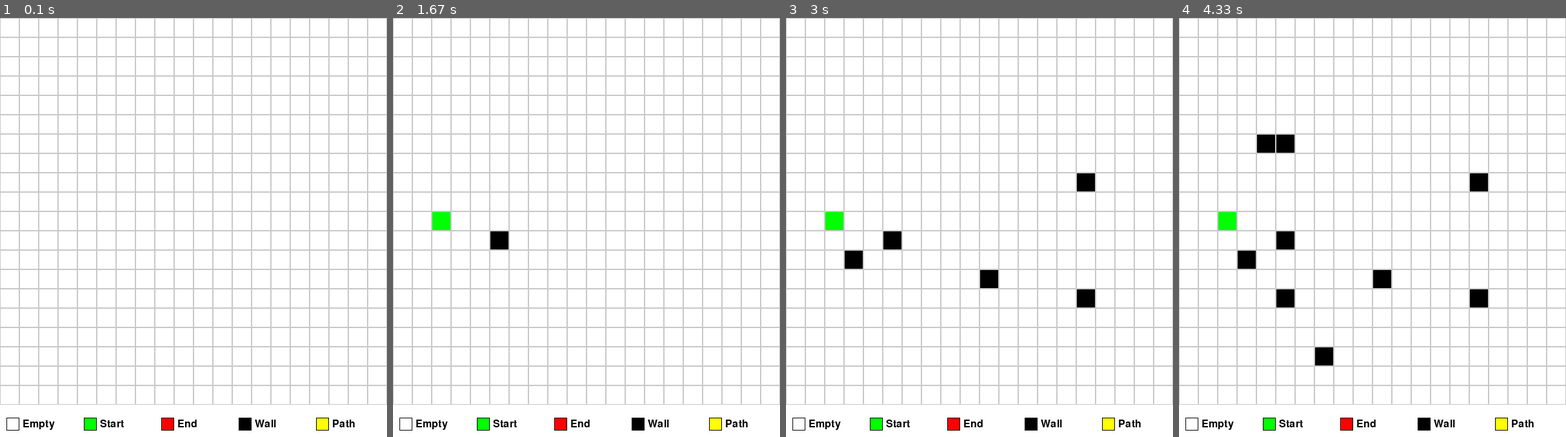
Above: before the commit, frames 1-4 (left to right).
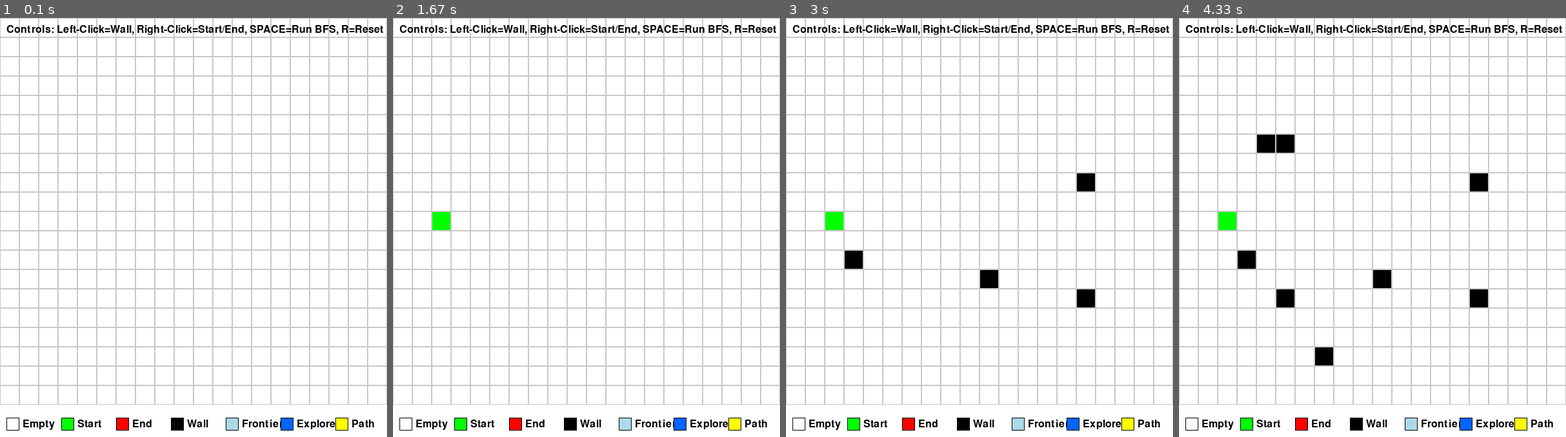
Above: after the commit, the same moments.

Repository: FelixStillLearning/pygame-pathfinding-visualizer
Game: pygame game, started from src/main.py
Same seed, same stepped clock (60 frames per second), same inputs: the game is played once before the commit and once after it.
Inputs (mouse positions are in pixels of both pictures, inside the frame that each line leads up to):
- Up to frame 1 (0.1 s): no input
- Up to frame 2 (1.67 s): tap Space at 0.33 s; click (493, 231) at 0.72 s; hold R 1-1.47 s; move the mouse to (466, 323) at 1.03 s; right-click (447, 214) at 1.55 s
- Up to frame 3 (3 s): click (983, 273) at 1.88 s; click (1080, 294) at 2.22 s; click (1080, 189) at 2.55 s; click (855, 269) at 2.88 s
- Up to frame 4 (4.33 s): click (1260, 147) at 3.22 s; click (1279, 302) at 3.55 s; click (1314, 349) at 3.88 s; click (1287, 152) at 4.22 s

The runs differ from the first frame. In frame 1, 2.3% of the frame differs, in the area x 1-99%, y 1-99%; in frame 2, 2.5%; in frame 3, 2.5%; in frame 4, 2.5%.

Commit message:
feat: add BFS algorithm execution and grid reset functionality with controls

Diff:
--- a/src/legend.py
+++ b/src/legend.py
@@ -8,6 +8,8 @@
 GREEN = (0, 255, 0)
 RED = (255, 0, 0)
 YELLOW = (255, 255, 0)
+LIGHT_BLUE = (173, 216, 230)  # Frontier (nodes in queue)
+BLUE = (0, 100, 255)          # Explored (processed nodes)
 
 def draw_legend(window, font):
     legend_data = [
@@ -15,6 +17,8 @@
         (GREEN, "Start"),
         (RED, "End"),
         (BLACK, "Wall"),
+        (LIGHT_BLUE, "Frontier"),
+        (BLUE, "Explored"),
         (YELLOW, "Path")
     ]
 
@@ -22,7 +26,7 @@
     start_y = 620
 
     for i, (color, label) in enumerate(legend_data):
-        rect_x = start_x + (i * 120)
+        rect_x = start_x + (i * 85)  # Reduced spacing untuk fit semua
         pygame.draw.rect(window, color, (rect_x, start_y, 20, 20))
         pygame.draw.rect(window, BLACK, (rect_x, start_y, 20, 20), 1)
 
--- a/src/main.py
+++ b/src/main.py
@@ -2,6 +2,8 @@
 import sys
 from grid import make_grid, draw_grid, get_clicked_node, handle_mouse_click
 from legend import draw_legend
+from bfs_algorithm import BFSAlgorithm
+
 #inisialisasi pygame
 pygame.init()
 
@@ -22,6 +24,17 @@
 
 grid = make_grid(ROWS, COLS, CELL_SIZE)
 
+# Initialize BFS Algorithm
+bfs = BFSAlgorithm(grid, ROWS, COLS)
+
+def reset_grid():
+    """Reset grid to empty state"""
+    for row in grid:
+        for node in row:
+            node.reset()
+    bfs.reset_algorithm_states()
+    print("🔄 Grid reset!")
+
 #Event Loop Dasar
 running = True
 while running:
@@ -33,12 +46,29 @@
             mouse_pos = pygame.mouse.get_pos()
             handle_mouse_click(mouse_pos, grid, CELL_SIZE, GRID_SIZE, event.button)
 
+        if event.type == pygame.KEYDOWN:
+            if event.key == pygame.K_SPACE:
+                # Run BFS Algorithm
+                print("🚀 Starting BFS Algorithm...")
+                path = bfs.execute_with_visualization(window, font, delay=0.1)
+                if path:
+                    print(f"✅ Path found with {len(path)} nodes!")
+                else:
+                    print("❌ No path found!")
+
+            elif event.key == pygame.K_r:
+                # Reset grid
+                reset_grid()
+
     window.fill((255, 255, 255))
     draw_legend(window, font)
-    draw_grid(window,grid)
+    draw_grid(window, grid)
+
+    # Display controls
+    controls_text = font.render("Controls: Left-Click=Wall, Right-Click=Start/End, SPACE=Run BFS, R=Reset", True, (0, 0, 0))
+    window.blit(controls_text, (10, 10))
+
     pygame.display.flip()
-
-
 
 pygame.quit()
 sys.exit()
